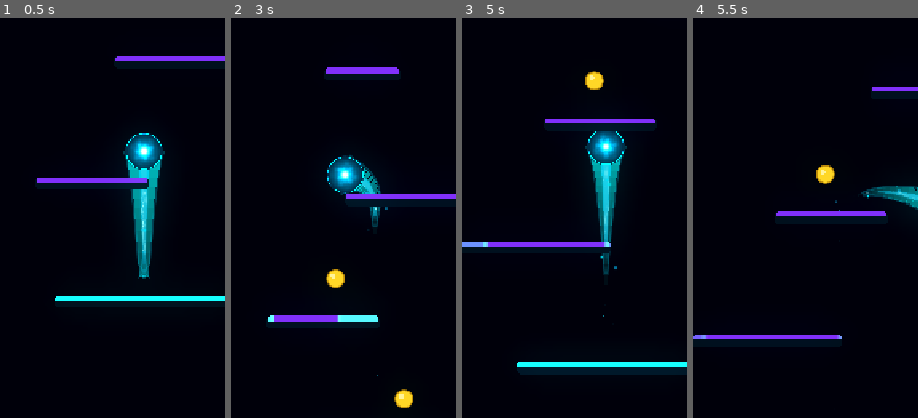
Above: before the commit, frames 1-4 (left to right).
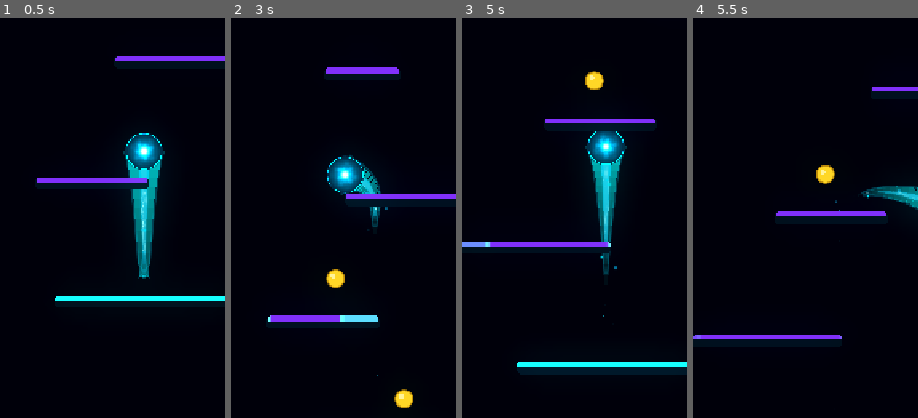
Above: after the commit, the same moments.

Repository: Kryodo/TowerJump
Game: Godot game, scene res://scenes/main.tscn
Same seed, same stepped clock (60 frames per second), same inputs: the game is played once before the commit and once after it.
Inputs (mouse positions are % of the whole screen's width and height, from its top left):
- Up to frame 1 (0.5 s): no input
- Up to frame 2 (3 s): move the mouse to (72, 45) at 0.52 s; hold Right (ui_right) 0.53-1.25 s; click (72, 45) at 0.67 s; drag from (30, 55) to (47, 31) at 1.27 s; click "Nochmal spielen" at 2 s; move the mouse to (60, 28) at 2.77 s; hold Left (ui_left) from 2.78 s (still down)
- Up to frame 3 (5 s): release Left (ui_left) at 3.5 s; drag from (45, 70) to (20, 35) at 3.52 s; click "Nochmal spielen" at 4.25 s
- Up to frame 4 (5.5 s): move the mouse to (80, 65) at 5.02 s; hold Right (ui_right) from 5.03 s (still down)
The pictures show only the part of the screen within x 18-68%, y 27-77%; the shares and areas given below are measured in that part.

Frame 1 is identical in both runs. In frame 2, 0.3% of the frame differs, in the area x 16-66%, y 74-76%; in frame 3, less than 0.1%; in frame 4, less than 0.1%.

Commit message:
Polish landing feedback without broad reachability targeting

Diff:
--- a/scripts/platform.gd
+++ b/scripts/platform.gd
@@ -41,6 +41,20 @@
 const LANDING_FEEDBACK_TARGET_META := "_towerjump_landing_feedback_target"
 const TARGET_SWITCH_DY_MARGIN := 36.0
 const RETRACT_RATE_MULTIPLIER := 0.90
+
+# Small, directional prediction assist for aggressive horizontal steering.
+# This is deliberately capped and only activates while the ball is already
+# moving toward the candidate platform, so idle jumps keep the old precise
+# single-point behavior.
+const STEERING_ASSIST_MIN_SPEED := 120.0
+const STEERING_ASSIST_MAX_DISPLACEMENT := 140.0
+const STEERING_ASSIST_BLEND_MAX := 0.65
+const APPROACH_TARGET_SMOOTH_RATE := 16.0
+
+# Give the timeline a small visual buffer near contact so the required rate
+# does not explode during the last few frames and produce a visible snap.
+const APPROACH_TIME_BUFFER_MAX := 0.14
+const MAX_CATCHUP_MULTIPLIER := 2.25
 
 var platform_type: PlatformType = PlatformType.NORMAL
 
@@ -264,7 +278,11 @@
 		return
 
 	if predicted_target == self and not prediction.is_empty():
-		_set_approach_target_x(float(prediction["predicted_x"]))
+		_set_approach_target_x(
+			float(prediction.get("predicted_x", 0.0)),
+			float(prediction.get("edge_factor", 0.0)),
+			delta
+		)
 
 	_neon_edge.set_instance_shader_parameter(
 		"approach_charge",
@@ -349,13 +367,18 @@
 		return
 
 	var remaining_progress: float = maxf(1.0 - _approach_progress, 0.0)
-	var remaining_time: float = maxf(time_to_land, 0.05)
+	var time_buffer: float = lerpf(
+		0.04,
+		APPROACH_TIME_BUFFER_MAX,
+		1.0 - width_factor
+	)
+	var remaining_time: float = maxf(time_to_land + time_buffer, 0.08)
 	var required_rate: float = remaining_progress / remaining_time
 
-	# Catch-up is deliberately capped. If the player only gives us a very
-	# short window, the sequence is allowed to be behind at contact rather
-	# than visibly completing before the ball lands.
-	var max_catchup_rate: float = preferred_rate * 3.0
+	# Catch-up is deliberately capped. The extra timing buffer prevents the
+	# last few frames from turning a smooth approach into a visible 60 -> 100
+	# acceleration burst. Actual landing still sets the final 100%.
+	var max_catchup_rate: float = preferred_rate * MAX_CATCHUP_MULTIPLIER
 	var desired_rate: float = minf(required_rate, max_catchup_rate)
 
 	# Timing changes only alter the positive playback speed. They never create
@@ -388,7 +411,11 @@
 		return 0.70 + 0.10 * smoothstep(0.0, 1.0, (progress - 0.70) / 0.10)
 	return 0.80 + 0.20 * smoothstep(0.0, 1.0, (progress - 0.80) / 0.20)
 
-func _set_approach_target_x(predicted_x: float) -> void:
+func _set_approach_target_x(
+	predicted_x: float,
+	edge_factor: float,
+	delta: float
+) -> void:
 	var local_x: float = predicted_x - global_position.x
 	var screen_width: float = float(get_viewport_rect().size.x)
 
@@ -398,10 +425,29 @@
 		elif local_x < -screen_width * 0.5:
 			local_x += screen_width
 
-	_approach_target_x = clampf(
+	var base_margin := _visual_target_margin()
+	# Only predictions that are already valid landing candidates reach this
+	# point. Near a real edge, reduce the visual clamp so an edge landing does
+	# not get forced toward the platform interior.
+	var visual_margin := lerpf(
+		base_margin,
+		0.04,
+		clampf(edge_factor, 0.0, 1.0)
+	)
+
+	var desired_target_x := clampf(
 		(local_x + half_width()) / (width * width_scale),
-		_visual_target_margin(),
-		1.0 - _visual_target_margin()
+		visual_margin,
+		1.0 - visual_margin
+	)
+
+	# Smooth target motion by a few physics frames. This removes the little
+	# target-point hop that can happen when aggressive steering changes the
+	# predicted landing position, without changing which platform is targeted.
+	_approach_target_x = move_toward(
+		_approach_target_x,
+		desired_target_x,
+		APPROACH_TARGET_SMOOTH_RATE * delta
 	)
 
 func _visual_target_margin() -> float:
@@ -468,9 +514,8 @@
 	if g <= 0.0 or platform_dy <= 0.0:
 		return {}
 
-	# Solve the ballistic crossing time regardless of whether the ball is
-	# currently rising or falling. During ascent this finds the FUTURE
-	# descending crossing of the platform height.
+	# Keep the proven ballistic crossing-time calculation as the primary
+	# prediction. It remains the gate for normal/idle jumps.
 	var discriminant: float = vy * vy + 2.0 * g * platform_dy
 	if discriminant < 0.0:
 		return {}
@@ -479,31 +524,164 @@
 	if time_to_land <= 0.0:
 		return {}
 
-	var predicted_x: float = ball.global_position.x + ball.velocity.x * time_to_land
-	if screen_width > 0.0:
-		predicted_x = fmod(predicted_x, screen_width)
-		if predicted_x < 0.0:
-			predicted_x += screen_width
-
-	var local_x: float = predicted_x - platform.global_position.x
+	var predicted_x_unwrapped: float = (
+		ball.global_position.x
+		+ ball.velocity.x * time_to_land
+	)
+	var predicted_x: float = _wrap_x(predicted_x_unwrapped, screen_width)
+
+	var platform_half_width: float = float(platform.call("half_width"))
+	var landing_margin: float = 24.0
+	var accepted_half_width: float = platform_half_width + landing_margin
+
+	var local_x: float = _shortest_local_x(
+		predicted_x,
+		platform.global_position.x,
+		screen_width
+	)
+
+	var guidance_x_unwrapped := predicted_x_unwrapped
+
+	# Primary gate: preserve the precise old behavior whenever the current
+	# ballistic prediction already lands on the platform.
+	if absf(local_x) > accepted_half_width:
+		# Secondary assist: only when the ball is already moving toward this
+		# platform with meaningful horizontal velocity. This compensates for
+		# acceleration during long left->right steering without creating the
+		# general "reachable platform" behavior that caused false activations.
+		var current_to_platform := _shortest_local_x(
+			ball.global_position.x,
+			platform.global_position.x,
+			screen_width
+		)
+		var target_direction := signf(current_to_platform)
+
+		if (
+			target_direction == 0.0
+			or absf(ball.velocity.x) < STEERING_ASSIST_MIN_SPEED
+			or signf(ball.velocity.x) != target_direction
+		):
+			return {}
+
+		var assisted_displacement := _steering_assisted_displacement(
+			float(ball.velocity.x),
+			time_to_land,
+			target_direction,
+			float(ball.max_horizontal_speed),
+			float(ball.horizontal_acceleration)
+		)
+		var assisted_x_unwrapped := ball.global_position.x + assisted_displacement
+
+		# Cap how far the assist may move the proven ballistic prediction.
+		guidance_x_unwrapped = move_toward(
+			predicted_x_unwrapped,
+			assisted_x_unwrapped,
+			STEERING_ASSIST_MAX_DISPLACEMENT
+		)
+
+		var steering_factor := clampf(
+			absf(ball.velocity.x) / maxf(
+			float(ball.max_horizontal_speed),
+			STEERING_ASSIST_MIN_SPEED
+			),
+			0.25,
+			STEERING_ASSIST_BLEND_MAX
+		)
+		guidance_x_unwrapped = lerpf(
+			predicted_x_unwrapped,
+			guidance_x_unwrapped,
+			steering_factor
+		)
+
+		var guidance_x := _wrap_x(guidance_x_unwrapped, screen_width)
+		local_x = _shortest_local_x(
+			guidance_x,
+			platform.global_position.x,
+			screen_width
+		)
+
+		if absf(local_x) > accepted_half_width:
+			return {}
+	else:
+		guidance_x_unwrapped = predicted_x_unwrapped
+
+	var guidance_x := _wrap_x(guidance_x_unwrapped, screen_width)
+	local_x = _shortest_local_x(
+		guidance_x,
+		platform.global_position.x,
+		screen_width
+	)
+
+	var edge_factor := 0.0
+	if platform_half_width > 0.0:
+		edge_factor = clampf(
+			inverse_lerp(
+				platform_half_width * 0.20,
+				platform_half_width,
+				absf(local_x)
+			),
+			0.0,
+			1.0
+		)
+
+	return {
+		"platform": platform,
+		"time_to_land": time_to_land,
+		"predicted_x": guidance_x,
+		"local_x": local_x,
+		"edge_factor": edge_factor,
+	}
+
+func _steering_assisted_displacement(
+	initial_velocity: float,
+	duration: float,
+	direction: float,
+	max_speed: float,
+	acceleration: float
+) -> float:
+	if duration <= 0.0:
+		return 0.0
+
+	if acceleration <= 0.0 or max_speed <= 0.0:
+		return initial_velocity * duration
+
+	var target_speed := direction * max_speed
+	var delta_v := target_speed - initial_velocity
+	var reach_time := absf(delta_v) / acceleration
+
+	if reach_time >= duration:
+		return (
+			initial_velocity * duration
+			+ 0.5 * signf(delta_v) * acceleration * duration * duration
+		)
+
+	var accelerated_displacement := (
+		initial_velocity * reach_time
+		+ 0.5 * signf(delta_v) * acceleration * reach_time * reach_time
+	)
+	return accelerated_displacement + target_speed * (duration - reach_time)
+
+func _wrap_x(x: float, screen_width: float) -> float:
+	if screen_width <= 0.0:
+		return x
+
+	var wrapped := fmod(x, screen_width)
+	if wrapped < 0.0:
+		wrapped += screen_width
+	return wrapped
+
+func _shortest_local_x(
+	world_x: float,
+	platform_x: float,
+	screen_width: float
+) -> float:
+	var local_x := world_x - platform_x
 	if screen_width > 0.0:
 		if local_x > screen_width * 0.5:
 			local_x -= screen_width
 		elif local_x < -screen_width * 0.5:
 			local_x += screen_width
-
-	var platform_half_width: float = float(platform.call("half_width"))
-	var landing_margin: float = 24.0
-
-	if absf(local_x) > platform_half_width + landing_margin:
-		return {}
-
-	return {
-		"platform": platform,
-		"time_to_land": time_to_land,
-		"predicted_x": predicted_x,
-		"local_x": local_x,
-	}
+	return local_x
 
 func _get_best_landing_prediction(ball: CharacterBody2D) -> Dictionary:
 	var candidates: Array[Node] = get_tree().get_nodes_in_group("platforms")
